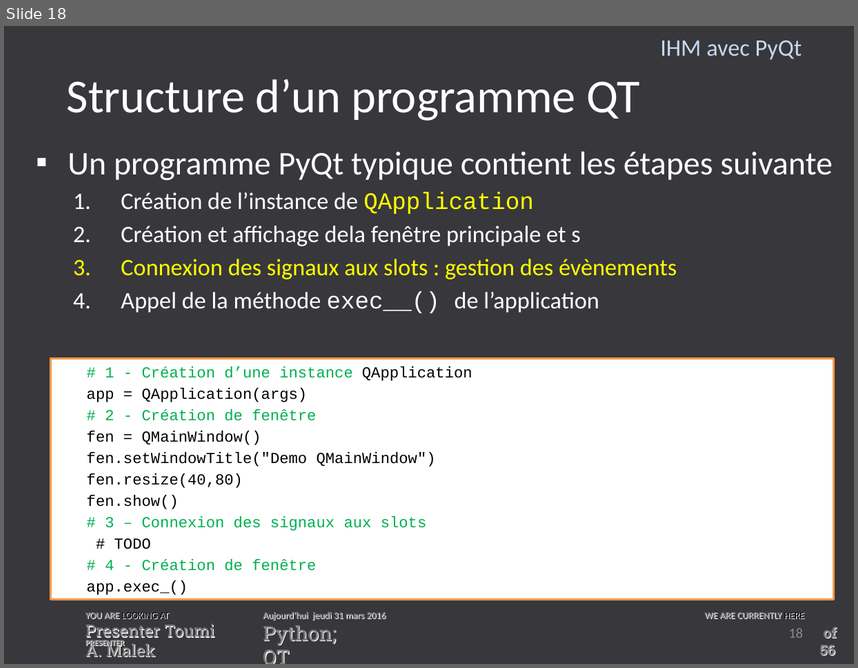
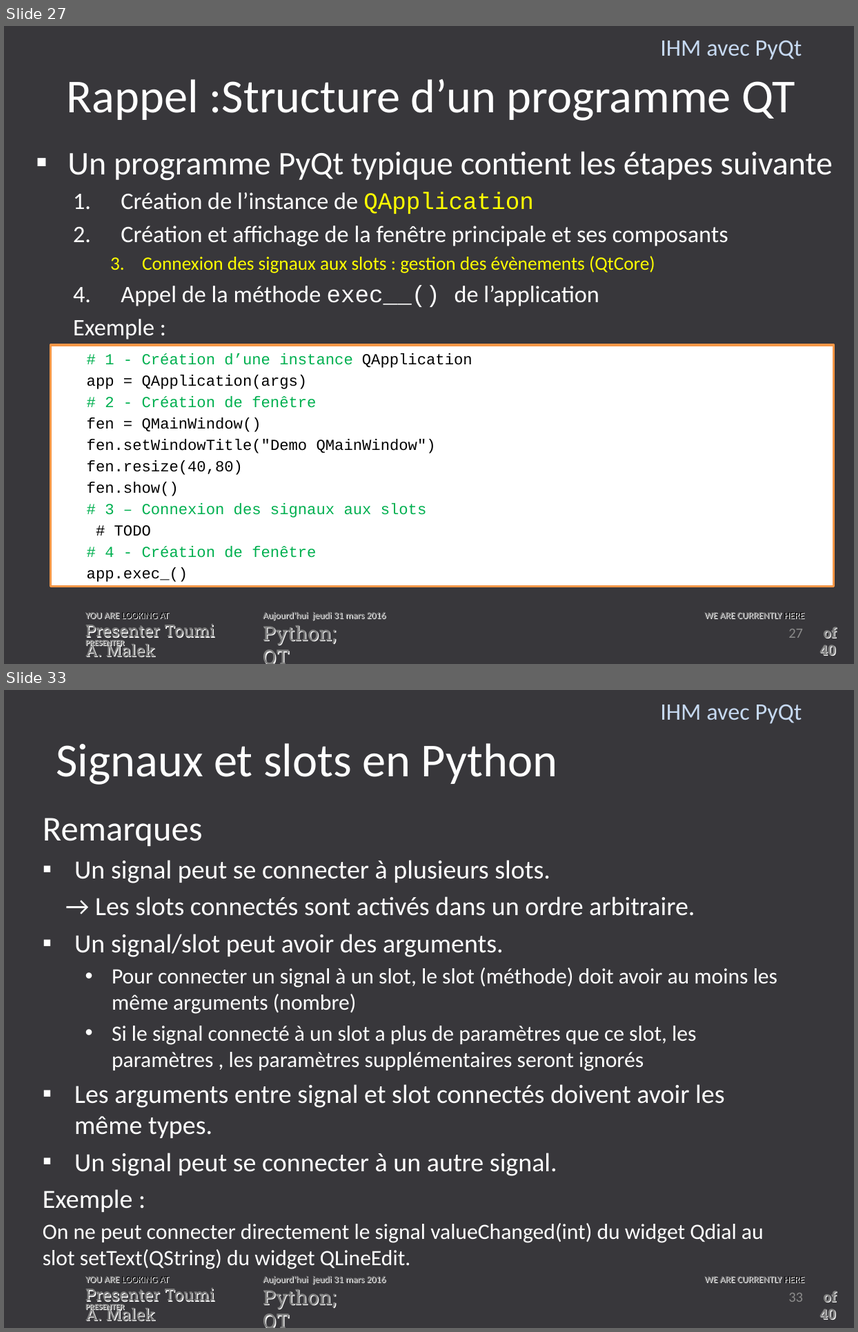
Before and after one commit to toumiab/Trans_python, a slide deck: Les_transparent/IHM_Python.pptx. Shown one above the other, each under a label of ours: slide 18 before the commit, slides 27 and 33 after it; the slides between them are not shown. The pictures are 858x668 and 858x1332 pixels, drawn with LibreOffice and Linux fonts; fonts in the diff are those of the drawing; background and template pictures are left out. Boxes give left, top, right and bottom in pixels: in the first picture for what was removed or moved away, otherwise in the second. Text is boxed around its words. In the diff, an @@ line names an element or a change of style, - is before the commit and + after.

```diff
--- a/Les_transparent/IHM_Python.pptx
+++ b/Les_transparent/IHM_Python.pptx
@@ slide 33 added at bbox=[4, 690, 854, 1328], background #38373B; not listed: 7 template elements that a slide beside it also shows @@
@@ text added at bbox=[660, 704, 802, 724], 20 pt, text #C6D9F1 @@
+IHM avec PyQt
@@ title added at bbox=[56, 743, 558, 785], 40 pt, text #FFFFFF @@
+Signaux et slots en Python
@@ text added at bbox=[43, 818, 777, 1243], 18.5 pt, text #FFFFFF @@
+Remarques
+▪ Un signal peut se connecter à plusieurs slots.
+→ Les slots connectés sont activés dans un ordre arbitraire.
+▪ Un signal/slot peut avoir des arguments.
+  • Pour connecter un signal à un slot, le slot (méthode) doit avoir au moins les même arguments (nombre)
+  • Si le signal connecté à un slot a plus de paramètres que ce slot, les paramètres , les paramètres supplémentaires seront ignorés
+▪ Les arguments entre signal et slot connectés doivent avoir les même types.
+▪ Un signal peut se connecter à un autre signal.
+Exemple :
+On ne peut connecter directement le signal valueChanged(int) du widget Qdial au slot setText(QString) du widget QLineEdit.
@@ page number added at bbox=[789, 1292, 803, 1301], 12 pt, text #8C8C8C @@
+33
@@ what was slide 18 is now slide 27 @@
@@ slide 27 changed as well @@
@@ title at bbox=[67, 79, 795, 121]: text changed @@
-Structure d’un programme QT
+Rappel :Structure d’un programme QT
@@ text at bbox=[121, 225, 728, 273]: text changed; size 20 to 16 pt @@
-  2. Création et affichage dela fenêtre principale et s
-  3. Connexion des signaux aux slots : gestion des évènements
+  2. Création et affichage de la fenêtre principale et ses composants
+    3. Connexion des signaux aux slots : gestion des évènements (QtCore)
@@ text at bbox=[73, 319, 154, 339]: paragraph added @@
+  Exemple :
@@ rectangle "# 1 - Création d’une ...": place and size @@
-rectangle "# 1 - Création d’une ..." at bbox=[51, 359, 833, 599]
+rectangle "# 1 - Création d’une ..." at bbox=[51, 345, 833, 586]
@@ page number at bbox=[789, 628, 803, 637]: text changed @@
-18
+27
@@ text at bbox=[820, 626, 836, 655]: text changed @@
-of 56
+of 40
```
Also in this commit, not shown: 19 other slides changed, 19 other slides added, 6 slides removed, 1 other file.
